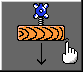
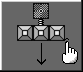
Two versions of the same layered image (83 x 72). Layer-by-layer changes:
added layer "Layer 9" (1st of 3) above "Layer 9" over [left=49, top=25, right=65, bottom=41]
added layer "Layer 9" (2nd of 3) above "Layer 9" over [left=33, top=25, right=49, bottom=41]
added layer "Layer 9" (3rd of 3) above "Layer 8" over [left=17, top=25, right=33, bottom=41]
renamed "Layer 1" to "Layer 8", painted on it over [left=33, top=3, right=49, bottom=19]
removed layer "Layer 3" over [left=17, top=25, right=65, bottom=41]
